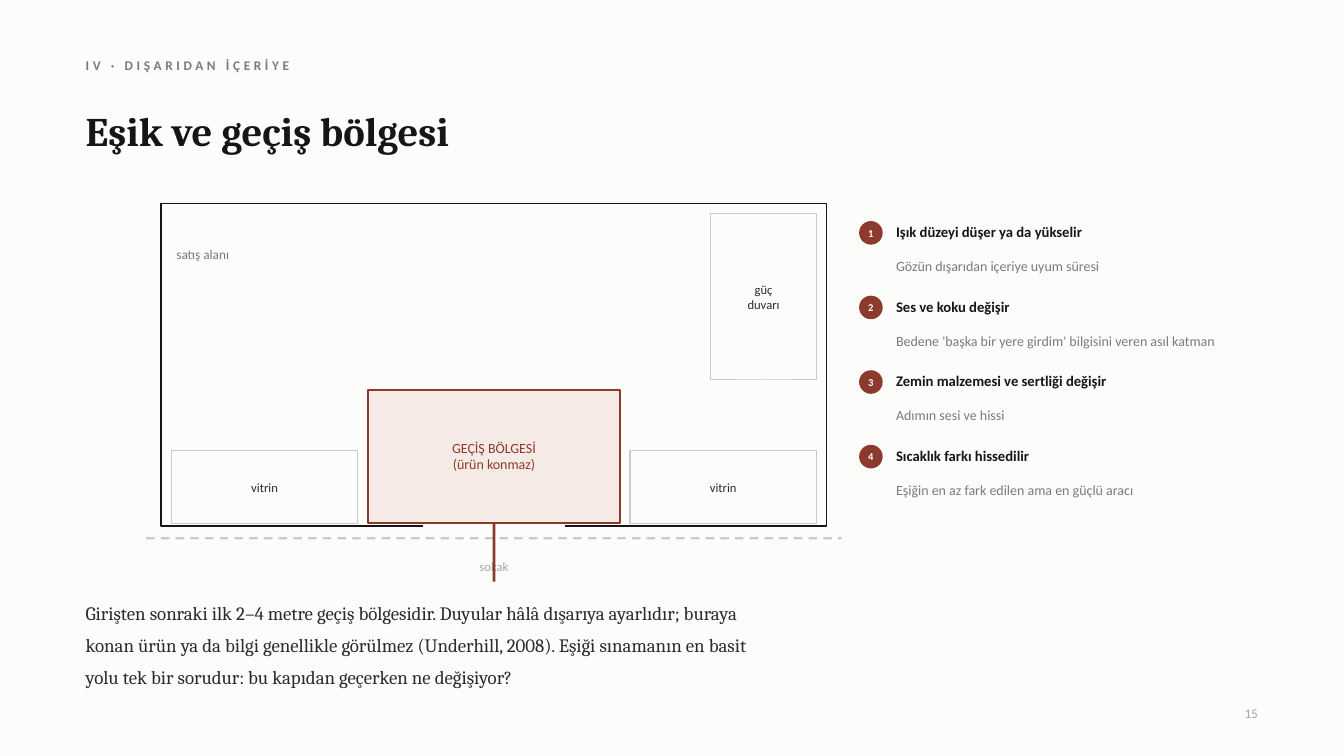
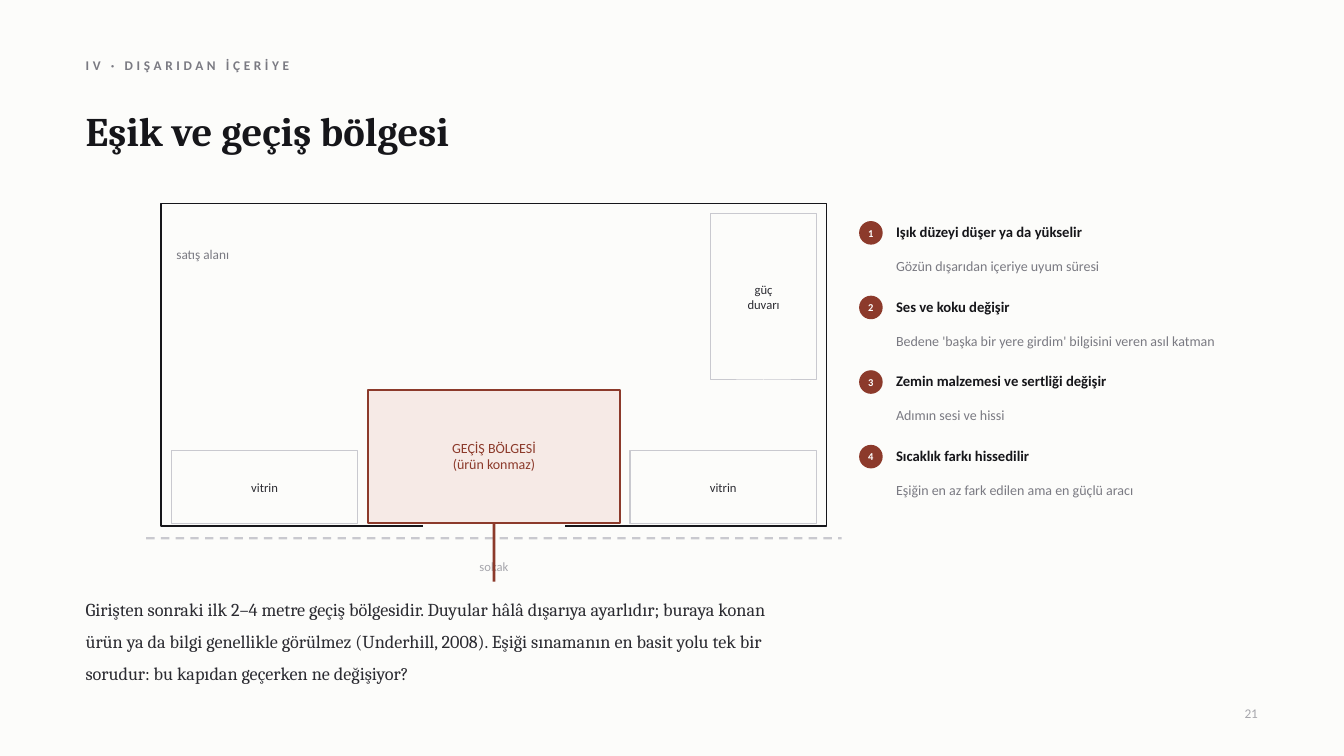
Before and after one commit to bunal91/sanat-ve-mekan, a slide deck: slide 21 of magaza-tasarimi-dersi/Magaza-Tasarimi-Teorik-Sunum.pptx (slide 15 before the commit). Drawn at 1344x756 pixels with LibreOffice and Linux fonts; fonts in the diff are those of the drawing. Boxes give left, top, right and bottom in pixels: in the first picture for what was removed or moved away, otherwise in the second. Text is boxed around its words. In the diff, an @@ line names an element or a change of style, - is before the commit and + after.

```diff
--- a/magaza-tasarimi-dersi/Magaza-Tasarimi-Teorik-Sunum.pptx
+++ b/magaza-tasarimi-dersi/Magaza-Tasarimi-Teorik-Sunum.pptx
@@ text "Girişten sonraki ilk 2–4 metre ..." at bbox=[86, 603, 765, 684]: size 13.5 to 13 pt @@
@@ text at bbox=[1245, 709, 1258, 718]: text changed @@
-15
+21
```
Also in this commit, not shown: 31 other slides changed, 10 slides added, 4 slides removed, 1 other file.
